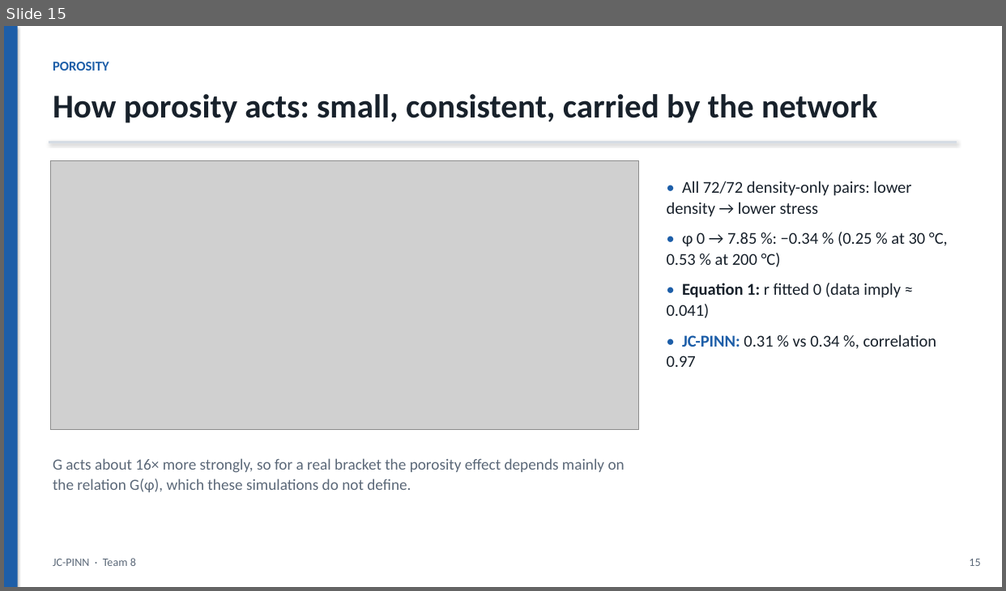
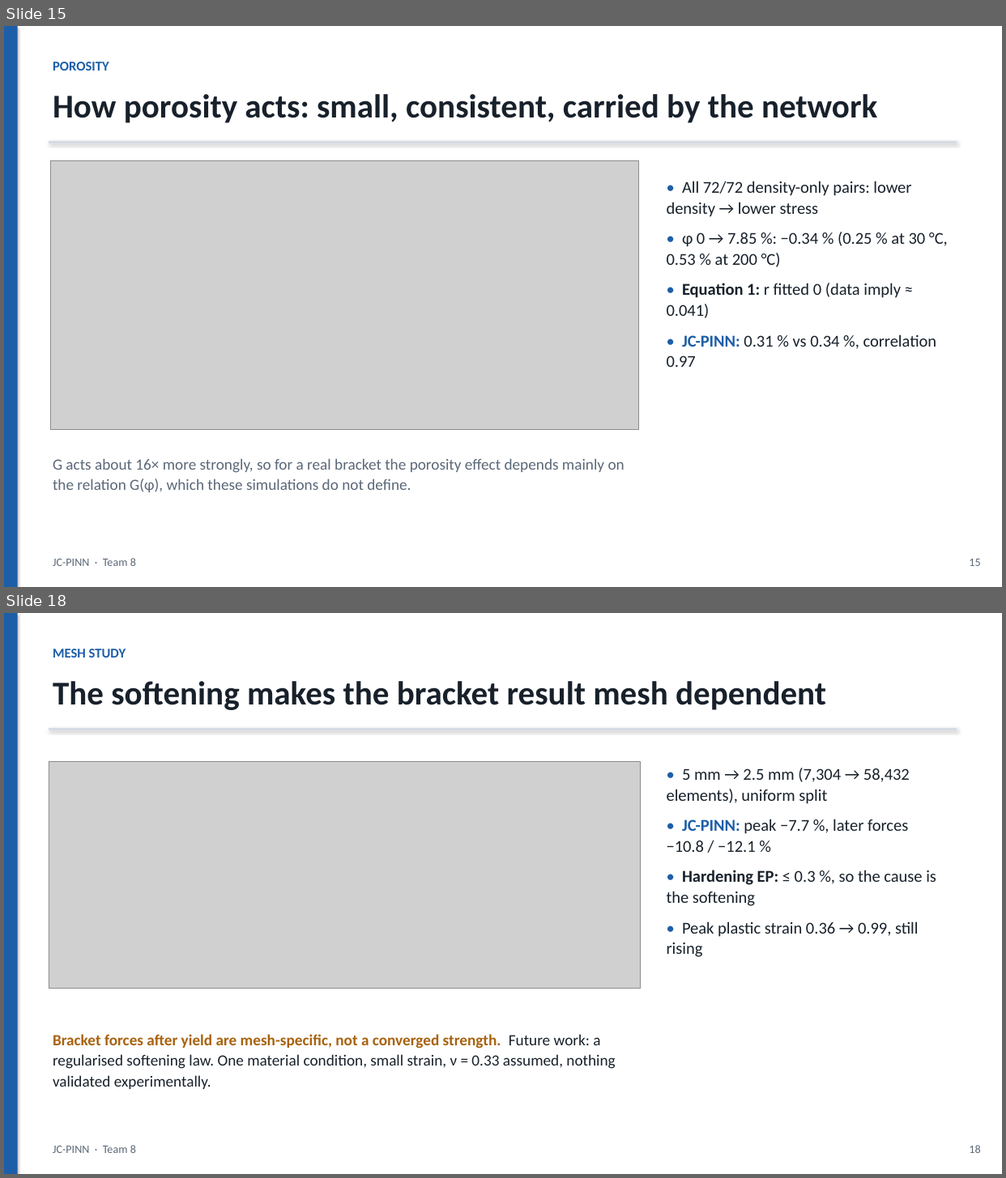
Before and after one commit to SaravananRamar06/MMM-ML, a slide deck: presentation/JC-PINN.pptx. Shown one above the other, each under a label of ours: slide 15 before the commit, slides 15 and 18 after it; the slides between them are not shown. The pictures are 1006x591 and 1006x1178 pixels, drawn with LibreOffice and Linux fonts; fonts in the diff are those of the drawing; grey boxes stand for pictures. Boxes give left, top, right and bottom in pixels: in the first picture for what was removed or moved away, otherwise in the second. Text is boxed around its words. In the diff, an @@ line names an element or a change of style, - is before the commit and + after.

```diff
--- a/presentation/JC-PINN.pptx
+++ b/presentation/JC-PINN.pptx
@@ slide 18 added at <box>4,613,1002,1174</box>, background #FFFFFF @@
@@ rectangle added at <box>4,613,18,1174</box>, fill #1D5EA8 @@
@@ text added at <box>53,649,126,658</box>, 13 pt, text #1D5EA8, bold @@
+MESH STUDY
@@ text added at <box>53,681,826,710</box>, 32 pt, text #18212B, bold @@
+The softening makes the bracket result mesh dependent
@@ line added from (49, 729) to (957, 729), #D5DCE4 2 pt @@
@@ picture added at <box>49,762,641,988</box> @@
@@ text added at <box>667,768,936,957</box>, 16 pt, text #18212B @@
+• 5 mm → 2.5 mm (7,304 → 58,432 elements), uniform split
+• JC-PINN: peak −7.7 %, later forces −10.8 / −12.1 %
+• Hardening EP: ≤ 0.3 %, so the cause is the softening
+• Peak plastic strain 0.36 → 0.99, still rising
@@ text added at <box>53,1034,615,1089</box>, 15 pt, text #18212B @@
+Bracket forces after yield are mesh-specific, not a converged strength. Future work: a regularised softening law. One material condition, small strain, ν = 0.33 assumed, nothing validated experimentally.
@@ text added at <box>53,1145,136,1153</box>, 11 pt, text #5B6878 @@
+JC-PINN · Team 8
@@ text added at <box>969,1145,980,1153</box>, 11 pt, text #5B6878 @@
+18
```
Also in this commit, not shown: 3 slides changed, 2 other slides added, 3 other files.
